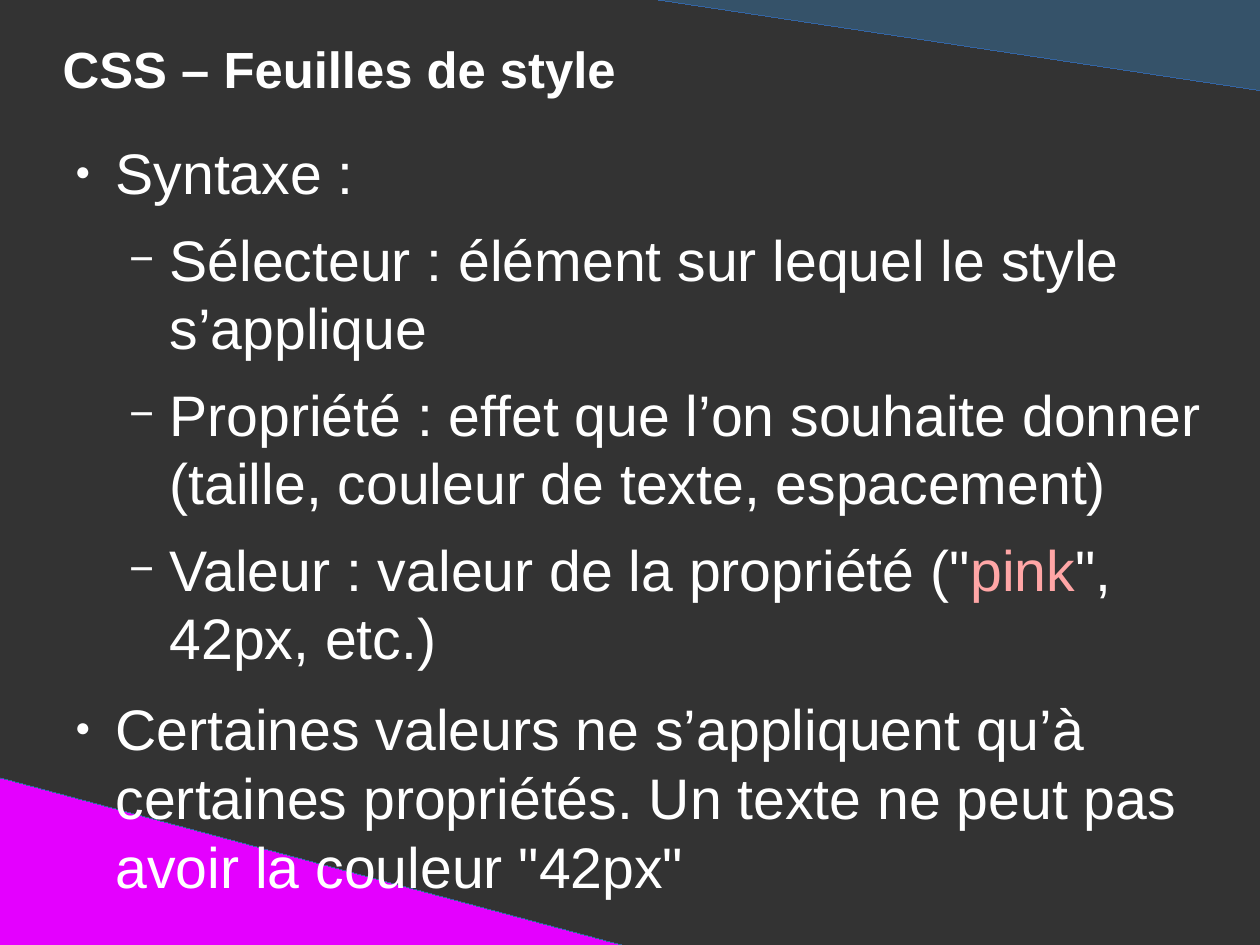
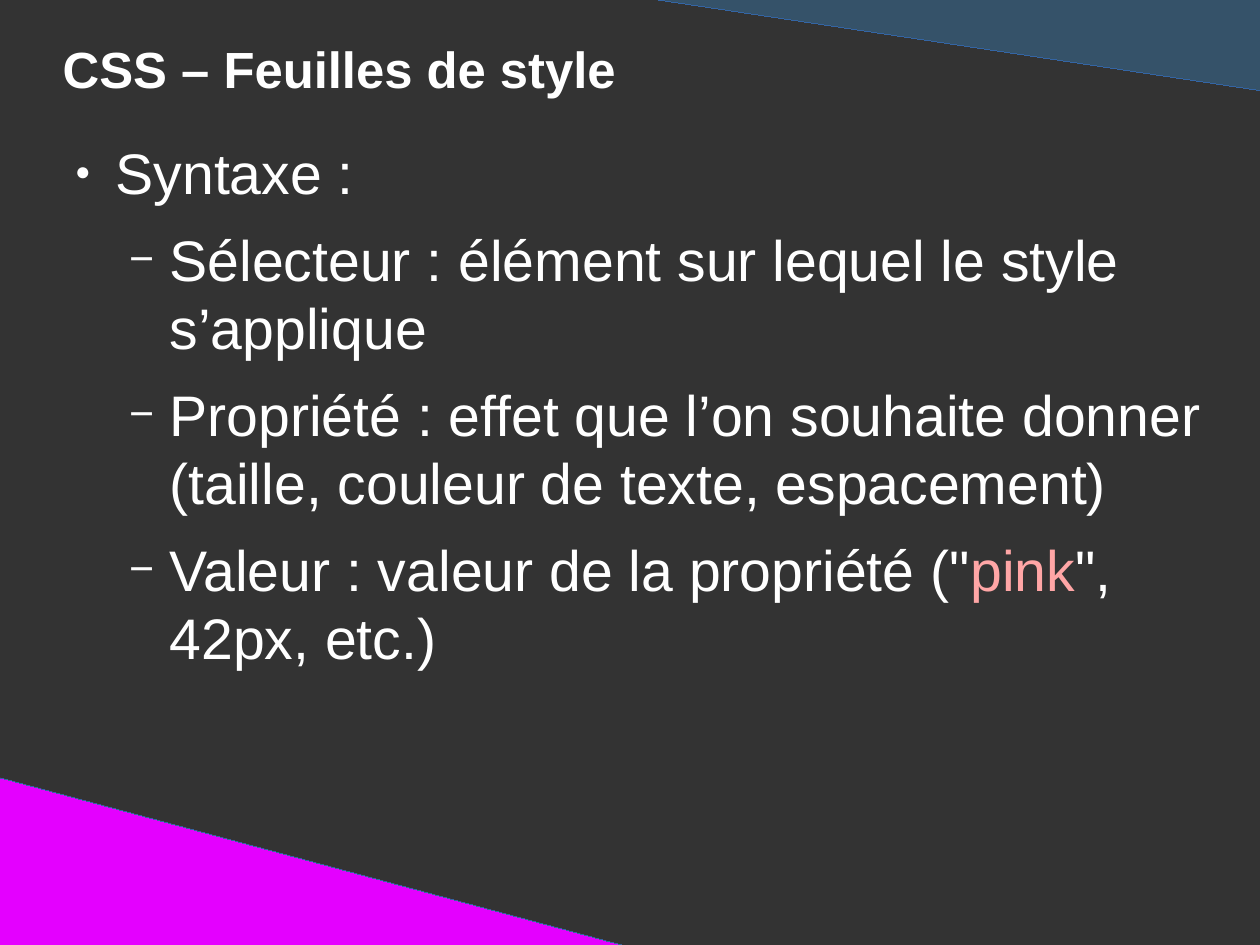
Before and after one commit to DanYellow/presentations, a slide deck: slide 59 of mmi/html/travaux-pratiques/numero-1/presentation.odp. Drawn at 1260x945 pixels with LibreOffice and Linux fonts; fonts in the diff are those of the drawing. Boxes give left, top, right and bottom in pixels: in the first picture for what was removed or moved away, otherwise in the second. Text is boxed around its words. In the diff, an @@ line names an element or a change of style, - is before the commit and + after.

```diff
--- a/mmi/html/travaux-pratiques/numero-1/presentation.odp
+++ b/mmi/html/travaux-pratiques/numero-1/presentation.odp
@@ text at [116,708,1176,898]: paragraph removed @@
-● Certaines valeurs ne s’appliquent qu’à certaines propriétés. Un texte ne peut pas avoir la couleur "42px"
```
Also in this commit, not shown: 2 other slides changed, 1 slide added, 6 other files.
